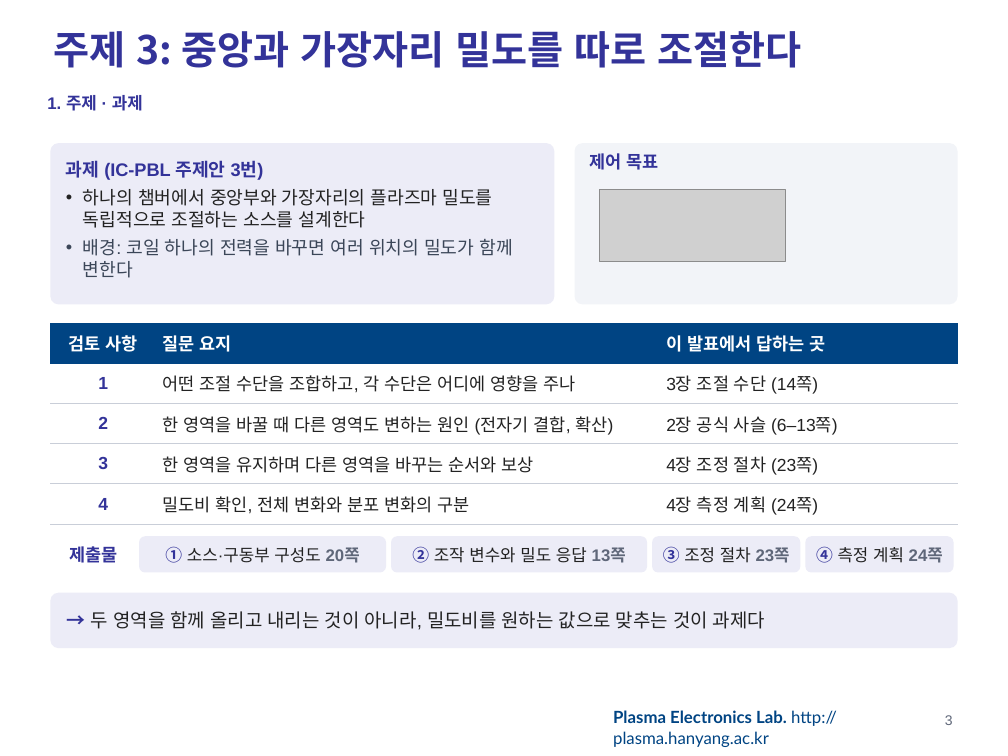
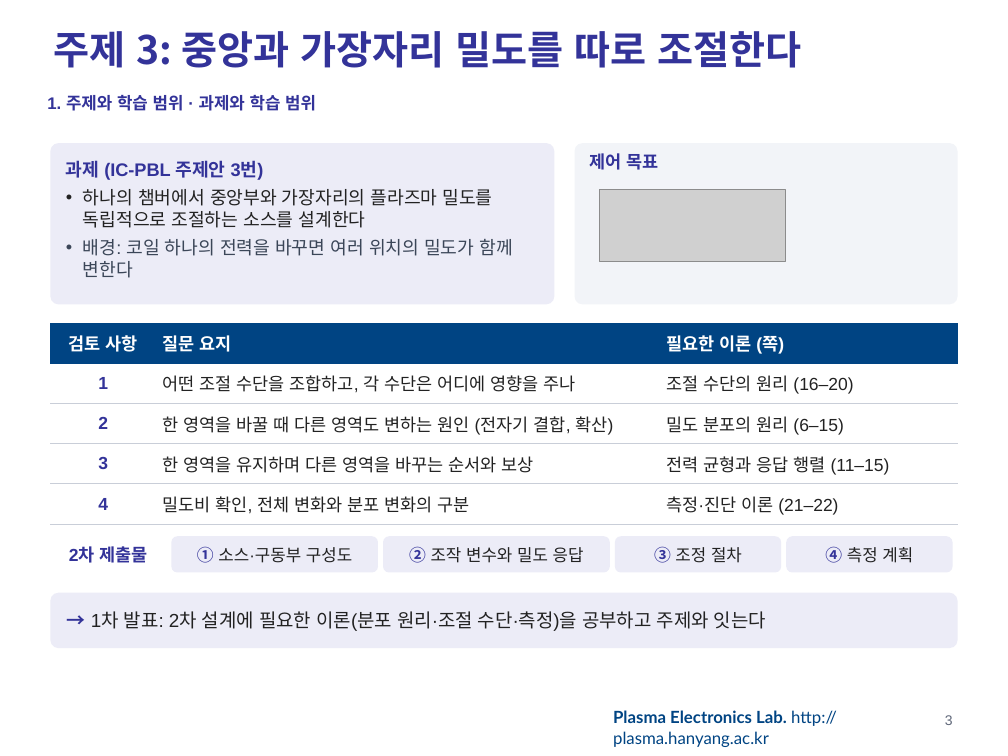
Before and after one commit to garlicjam-pyo/plasma, a slide deck: slide 3 of presentations/1차발표_최종.pptx. Drawn at 1008x756 pixels with LibreOffice and Linux fonts; fonts in the diff are those of the drawing; grey boxes stand for pictures; background and template pictures are left out. Boxes give left, top, right and bottom in pixels: in the first picture for what was removed or moved away, otherwise in the second. Text is boxed around its words. In the diff, an @@ line names an element or a change of style, - is before the commit and + after.

```diff
--- a/presentations/1차발표_최종.pptx
+++ b/presentations/1차발표_최종.pptx
@@ text at [47,95,316,111]: text changed @@
-1. 주제 · 과제
+1. 주제와 학습 범위 · 과제와 학습 범위
@@ table at [50,323,958,524] @@
-row 1, column 3: 이 발표에서 답하는 곳
+row 1, column 3: 필요한 이론 (쪽)
-row 2, column 3: 3장 조절 수단 (14쪽)
+row 2, column 3: 조절 수단의 원리 (16–20)
-row 3, column 3: 2장 공식 사슬 (6–13쪽)
+row 3, column 3: 밀도 분포의 원리 (6–15)
-row 4, column 3: 4장 조정 절차 (23쪽)
+row 4, column 3: 전력 균형과 응답 행렬 (11–15)
-row 5, column 3: 4장 측정 계획 (24쪽)
+row 5, column 3: 측정·진단 이론 (21–22)
@@ rounded rectangle "① 소스·구동부 구성도": place and size @@
-rounded rectangle "① 소스·구동부 구성도" at [139,536,386,573]
+rounded rectangle "① 소스·구동부 구성도" at [171,536,378,573]
@@ rounded rectangle "② 조작 변수와 밀도 응답": place and size @@
-rounded rectangle "② 조작 변수와 밀도 응답" at [391,536,647,573]
+rounded rectangle "② 조작 변수와 밀도 응답" at [383,536,610,573]
@@ rounded rectangle "③ 조정 절차": place and size @@
-rounded rectangle "③ 조정 절차" at [652,536,800,573]
+rounded rectangle "③ 조정 절차" at [615,536,781,573]
@@ rounded rectangle "④ 측정 계획": place and size @@
-rounded rectangle "④ 측정 계획" at [805,536,954,573]
+rounded rectangle "④ 측정 계획" at [786,536,953,573]
@@ text at [69,546,148,563]: text changed @@
-제출물
+2차 제출물
@@ text in rounded rectangle at [197,546,352,563]: text changed @@
-① 소스·구동부 구성도 20쪽
+① 소스·구동부 구성도
@@ text in rounded rectangle at [409,546,584,563]: text changed @@
-② 조작 변수와 밀도 응답 13쪽
+② 조작 변수와 밀도 응답
@@ text in rounded rectangle at [654,546,742,563]: text changed; bold off @@
-③ 조정 절차 23쪽
+③ 조정 절차
@@ text in rounded rectangle at [825,546,913,563]: text changed; bold off @@
-④ 측정 계획 24쪽
+④ 측정 계획
@@ text in rounded rectangle at [91,611,766,631]: text changed @@
-→ 두 영역을 함께 올리고 내리는 것이 아니라, 밀도비를 원하는 값으로 맞추는 것이 과제다
+→ 1차 발표: 2차 설계에 필요한 이론(분포 원리·조절 수단·측정)을 공부하고 주제와 잇는다
```
Also in this commit, not shown: 32 other slides changed, 7 slides added, 2 slides removed, 8 other files.
